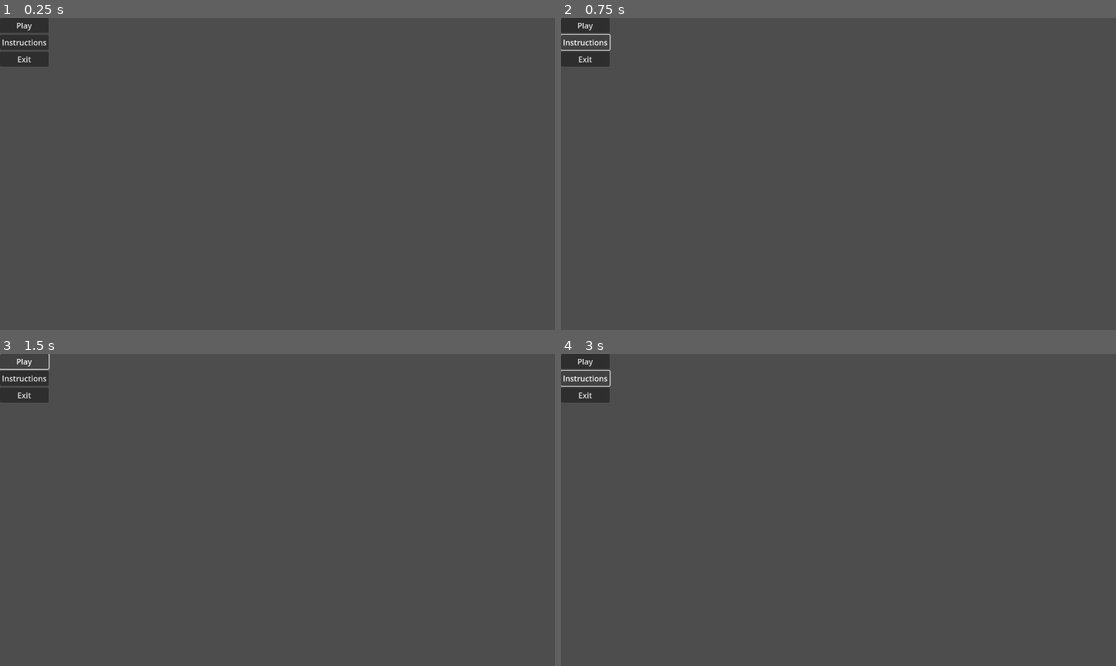
Above: before the commit, frames 1-4 (two rows, left to right).
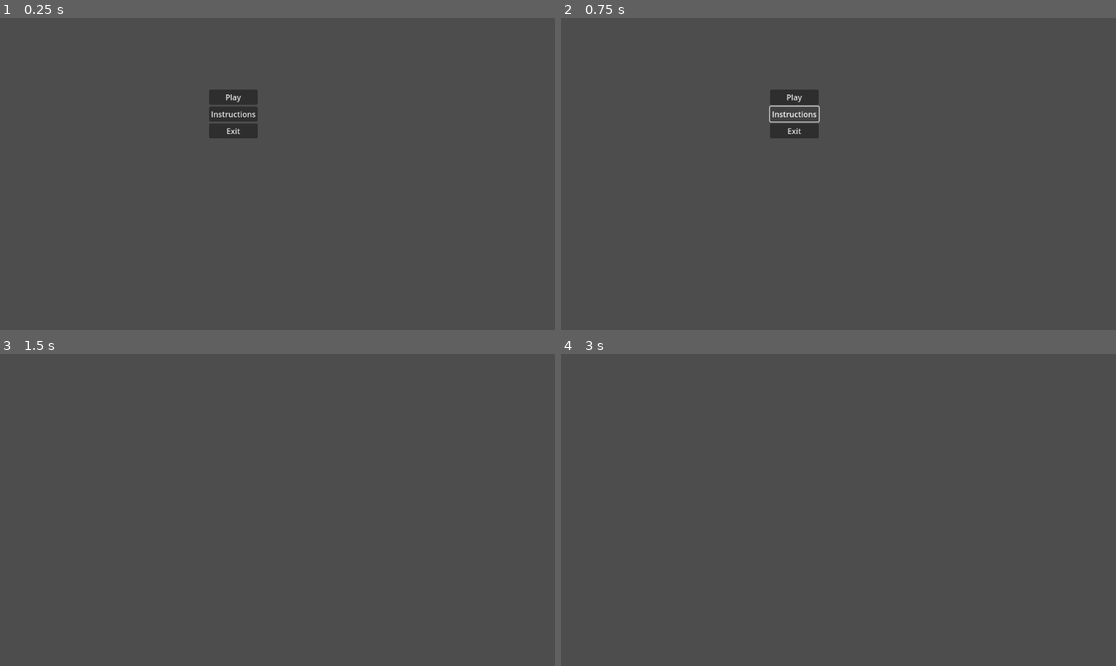
Above: after the commit, the same moments.

Repository: lemac2002/baccarat
Game: Godot game, scene res://scenes/Main.tscn
Same seed, same stepped clock (60 frames per second), same inputs: the game is played once before the commit and once after it. Before the commit the project has no main scene; this scene is started directly in both runs.
Inputs (mouse positions are in pixels of both pictures, inside the frame that each line leads up to):
- Up to frame 1 (0.25 s): no input
- Up to frame 2 (0.75 s): click "Instructions" at 0.5 s
- Up to frame 3 (1.5 s): click "Play" at 1.25 s
- Up to frame 4 (3 s): click (583, 360) at 2 s, where only the run before the commit has a clickable "Play"; click (583, 378) at 2.75 s, where only the run before the commit has a clickable "Instructions"

The runs differ from the first frame. In frame 1, 2.4% of the frame differs, in the area x 0-47%, y 0-39%; in frame 2, 1.9%; in frame 3, 0.9%; in frame 4, 0.9%.

Commit message:
Fixed buttons
Button fix

Diff:
--- a/project.godot
+++ b/project.godot
@@ -11,6 +11,7 @@
 [application]
 
 config/name="Baccarat"
+run/main_scene="uid://2g4qeqnknyyc"
 config/features=PackedStringArray("4.4", "Forward Plus")
 
 [dotnet]
--- a/scenes/Main.tscn
+++ b/scenes/Main.tscn
@@ -13,8 +13,10 @@
 
 [node name="MarginContainer" type="MarginContainer" parent="."]
 layout_mode = 0
-offset_right = 40.0
-offset_bottom = 40.0
+offset_left = 434.0
+offset_top = 149.0
+offset_right = 535.0
+offset_bottom = 250.0
 
 [node name="VBoxContainer" type="VBoxContainer" parent="MarginContainer"]
 layout_mode = 2
@@ -31,3 +33,7 @@
 layout_mode = 2
 text = "Exit
 "
+
+[connection signal="pressed" from="MarginContainer/VBoxContainer/Play" to="." method="_on_play_pressed"]
+[connection signal="pressed" from="MarginContainer/VBoxContainer/Instructions" to="." method="_on_instructions_pressed"]
+[connection signal="pressed" from="MarginContainer/VBoxContainer/Exit" to="." method="_on_exit_pressed"]
--- a/scripts/Menu.gd
+++ b/scripts/Menu.gd
@@ -1,10 +1,10 @@
 extends Control
 
-func _on_play_pressed():
+func _on_play_pressed() -> void:
 	get_tree().change_scene_to_file("res://scenes/Game.tscn")
 
-func _on_instructions_pressed():
-	pass#
+func _on_instructions_pressed() -> void:
+	pass # Replace with function body.
 
-func _on_exit_pressed():
+func _on_exit_pressed() -> void:
 	get_tree().quit()
